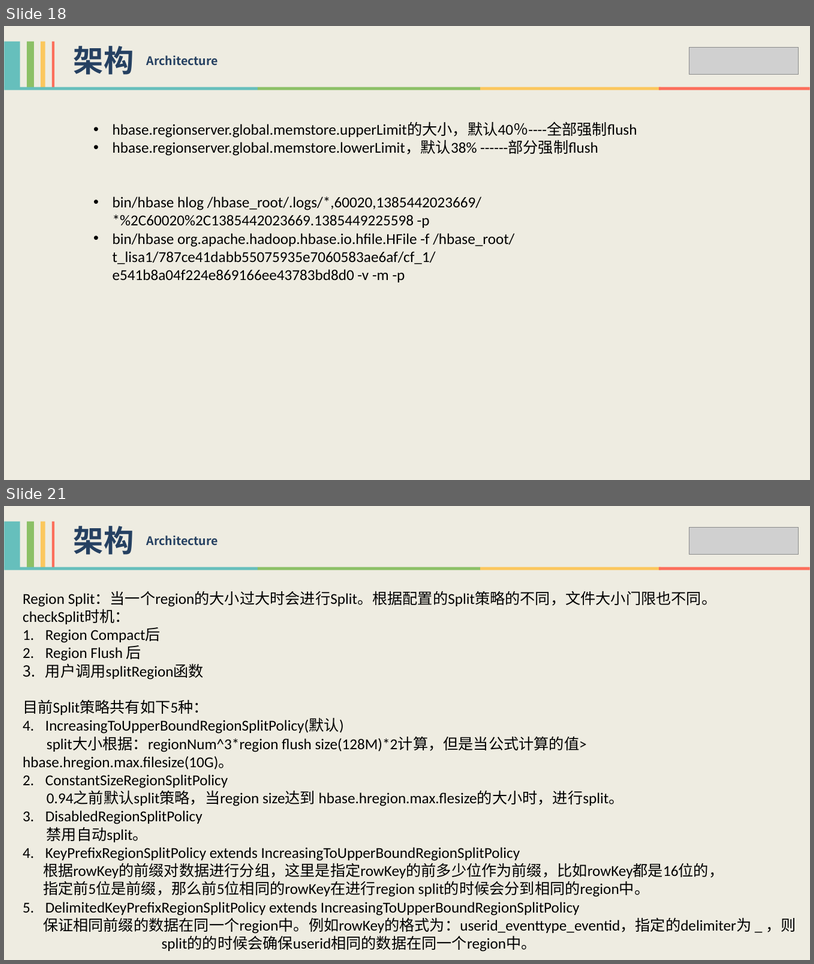
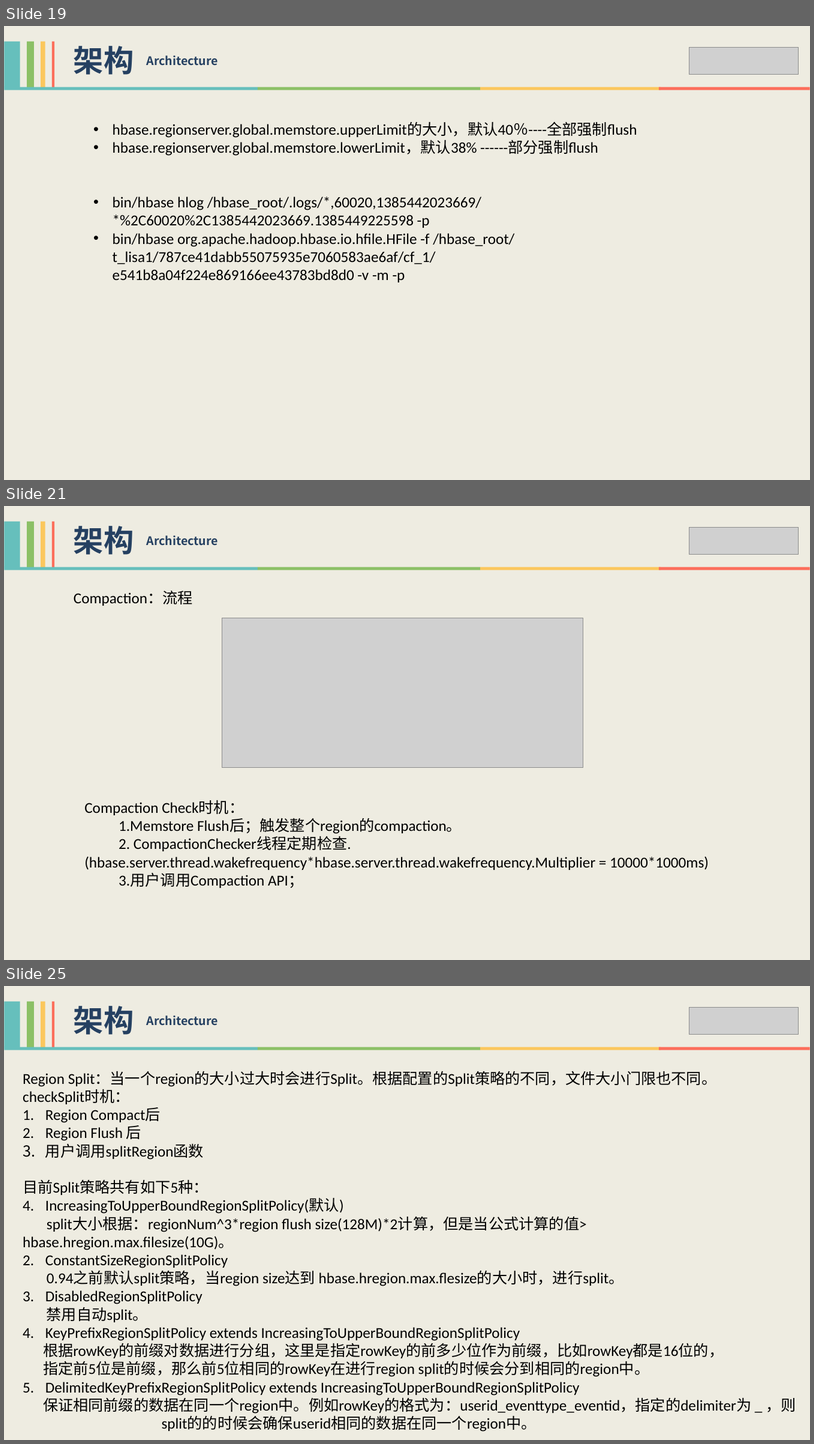
Before and after one commit to xiaoguoqiang/data, a slide deck: HBase技术分享-李强.pptx. Shown one above the other, each under a label of ours: slides 18 and 21 before the commit, slides 19, 21 and 25 after it; the slides between them are not shown. The pictures are 814x964 and 814x1444 pixels, drawn with LibreOffice and Linux fonts; fonts in the diff are those of the drawing; grey boxes stand for pictures. Boxes give left, top, right and bottom in pixels: in the first picture for what was removed or moved away, otherwise in the second. Text is boxed around its words. In the diff, an @@ line names an element or a change of style, - is before the commit and + after.

Commit message:
modify compaction and split

```diff
--- a/HBase技术分享-李强.pptx
+++ b/HBase技术分享-李强.pptx
@@ slide 21 added at <box>4,506,810,960</box>, background #EEECE1 @@
@@ group added at <box>4,521,54,567</box>: 4 rectangles @@
@@ text added at <box>74,526,134,555</box>, 36 pt, text #254061, bold @@
+架构
@@ text added at <box>146,535,218,546</box>, 14 pt, text #254061, bold @@
+Architecture
@@ picture added at <box>690,527,799,555</box> @@
@@ group added at <box>4,567,810,570</box>: 4 rectangles @@
@@ text added at <box>74,591,193,606</box>, 18 pt, text #000000 @@
+Compaction：流程
@@ picture added at <box>222,618,583,767</box> @@
@@ text added at <box>84,800,709,888</box>, 18 pt, text #000000 @@
+Compaction Check时机：
+1.Memstore Flush后；触发整个region的compaction。
+2. CompactionChecker线程定期检查.(hbase.server.thread.wakefrequency*hbase.server.thread.wakefrequency.Multiplier = 10000*1000ms)
+3.用户调用Compaction API；
@@ what was slide 18 is now slide 19 @@
@@ what was slide 21 is now slide 25 @@
```
Also in this commit, not shown: 4 slides changed, 6 other slides added.
